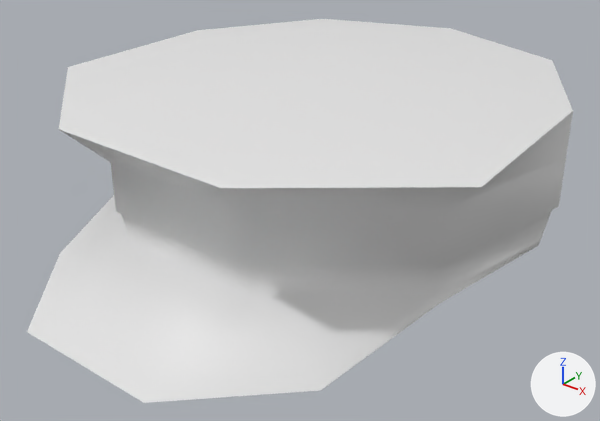
A saved change to the FBX model unity/Assets/Models/captainshat.fbx.
Camera for both pictures: a 50 mm lens placed at (1.018, -1.384, 0.667), pointed at (0.034, -0.155, -0.095). Arrows for +X, +Y and +Z are at lower right; the lights stay in place. Where no turn or scale is listed for an object, it has been applied to the vertices.
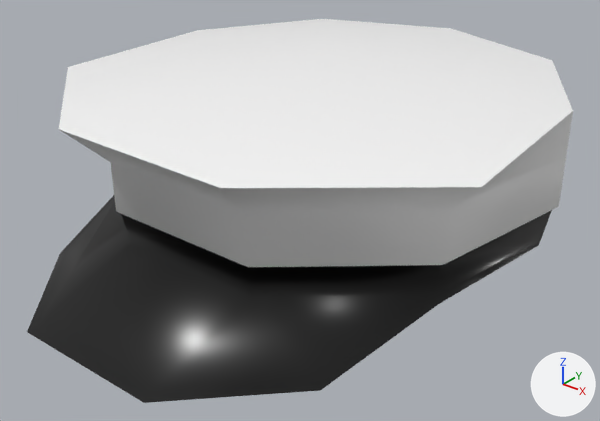
Pixel boxes [x1, y1, x2, y2] of what changed, in the pictures (600 x 421 px):
part 1 of me_mesh, recoloured: [199, 19, 573, 111] in both
part 2 of me_mesh, recoloured: [59, 49, 481, 267] in both
part 3 of me_mesh, recoloured: [70, 30, 332, 67] in both
part 4 of me_mesh, recoloured: [334, 49, 573, 264] in both
part 5 of me_mesh, recoloured (white to black): [27, 195, 552, 403] in both

The change, as a diff of the scene's bpy script:
```diff
--- a/unity/Assets/Models/captainshat.fbx.py
+++ b/unity/Assets/Models/captainshat.fbx.py
@@ mat_matte @@
+mat_matte = principled_material('Matte')
+mat_matte.base_color = (0.971, 0.971, 0.971)  # white #fcfcfc
+mat_matte.roughness = 0.293
@@ mat_black_shiny @@
+mat_black_shiny = principled_material('Black Shiny')
+mat_black_shiny.base_color = (0.0, 0.0, 0.0)  # black #000000
+mat_black_shiny.roughness = 0.293
@@ me_mesh @@
 me_mesh.from_pydata(...)  # 83 vertices, 82 faces; spans x -0.492..0.521, y -0.71..0.5, z -0.189..0.213
 # used by ob_cylinder; location = (0.0, 0.0, 0.0)
+# me_mesh part 1: 16 of the faces centred in x -0.406..0.408, y 0.154..0.442, z -0.041..0.178 switch from no material to mat_matte (white #fcfcfc)
+# me_mesh part 2: 12 of the faces centred in x -0.316..0.335, y -0.522..-0.297, z -0.044..0.176 switch from no material to mat_matte (white #fcfcfc)
+# me_mesh part 3: 4 of the faces centred in x -0.475..-0.324, y -0.098..-0.077, z -0.042..0.177 switch from no material to mat_matte (white #fcfcfc)
+# me_mesh part 4: 4 of the faces centred in x 0.338..0.485, y -0.104..-0.083, z -0.043..0.176 switch from no material to mat_matte (white #fcfcfc)
+# me_mesh part 5: 29 of the faces centred in x -0.445..0.446, y -0.7..-0.05, z -0.186..0.005 switch from no material to mat_black_shiny (black #000000)
```
